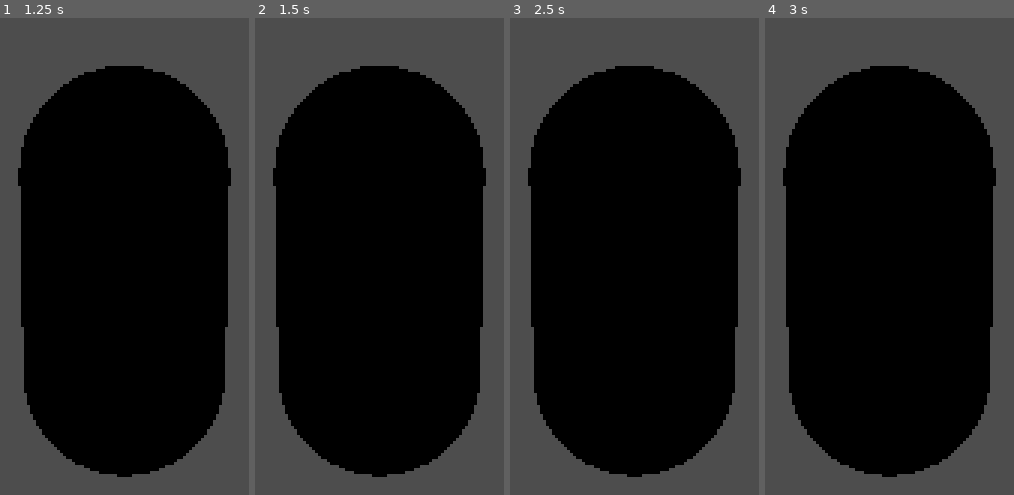
Above: before the commit, frames 1-4 (left to right).
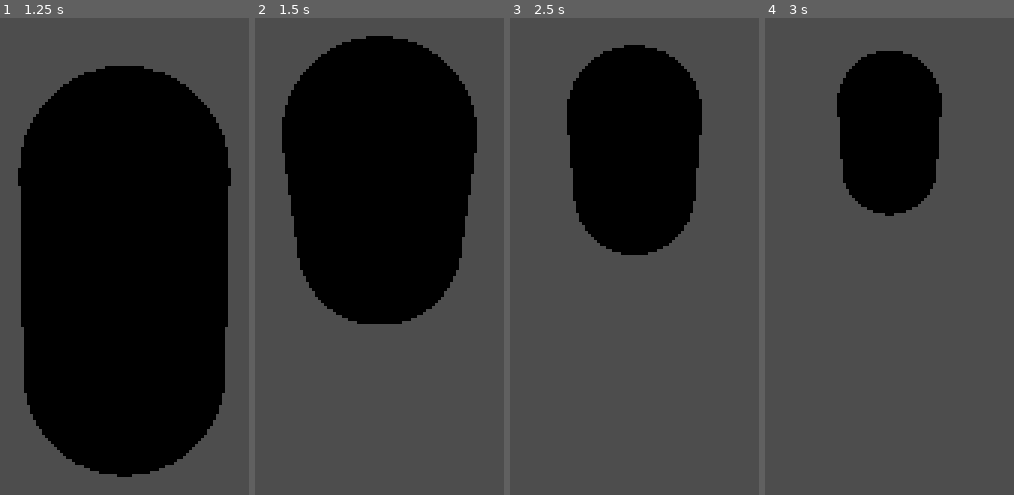
Above: after the commit, the same moments.

Repository: Calobrin/Mining-Game-Dev
Game: Godot game, scene res://Scenes/player.tscn
The game is run twice, just before and just after one commit, with the same random seed, the same clock (stepped at 60 frames per second) and the same inputs. The project has no main scene, so this scene is started directly.
Inputs (mouse positions are in pixels of both pictures, inside the frame that each line leads up to):
- Up to frame 1 (1.25 s): tap Enter at 0.5 s; move the mouse to (outside the picture) at 0.52 s; hold D (Right) from 0.53 s (still down); hold Right mouse button (Right Click) from 0.53 s (still down); click (outside the picture) at 0.6 s; tap Space (Jump) at 0.77 s
- Up to frame 2 (1.5 s): tap Space (Jump) at 1.25 s; move the mouse to (outside the picture) at 1.27 s; release D (Right) at 1.28 s; release Right mouse button (Right Click) at 1.28 s; hold S (Backwards) from 1.28 s (still down); right-click (outside the picture) at 1.35 s; click (outside the picture) at 1.42 s
- Up to frame 3 (2.5 s): tap Space (Jump) at 1.52 s; tap Tab (Tab) at 1.55 s; tap Enter at 2 s; move the mouse to (outside the picture) at 2.02 s; release S (Backwards) at 2.03 s; hold D (Right) from 2.03 s (still down); hold Tab (Tab) from 2.03 s (still down); click (outside the picture) at 2.17 s; tap Mouse wheel down (Wheel Down) at 2.3 s
- Up to frame 4 (3 s): tap Space (Jump) at 2.75 s; move the mouse to (769, 490) at 2.77 s; release D (Right) at 2.78 s; release Tab (Tab) at 2.78 s; hold W (Forwards) from 2.78 s (still down); tap Mouse wheel down (Wheel Down) at 2.85 s; click (769, 490) at 2.92 s

Frame 1 is identical in both runs. In frame 2, 34% of the frame differs, in the area x 7-93%, y 3-97%; in frame 3, 47%; in frame 4, 53%, in the area x 7-93%, y 6-97%.
Error before the commit: Invalid call. Nonexistent function '_input' in base 'Node3D'. (res://Scripts/player.gd:13)

Commit message:
Fixed solid camera work update.

Diff:
--- a/Scenes/player.tscn
+++ b/Scenes/player.tscn
@@ -1,6 +1,7 @@
-[gd_scene load_steps=4 format=3 uid="uid://cnvs8a3s5i58n"]
+[gd_scene load_steps=5 format=3 uid="uid://cnvs8a3s5i58n"]
 
 [ext_resource type="Script" path="res://Scripts/player.gd" id="1_l80pt"]
+[ext_resource type="Script" path="res://Scripts/camera.gd" id="2_camera"]
 
 [sub_resource type="CapsuleMesh" id="CapsuleMesh_u8l7t"]
 
@@ -20,6 +21,7 @@
 
 [node name="Camera Origin" type="Node3D" parent="."]
 transform = Transform3D(1, 0, 0, 0, 1, 0, 0, 0, 1, 0, 2, 0)
+script = ExtResource("2_camera")
 
 [node name="SpringArm3D" type="SpringArm3D" parent="Camera Origin"]
 transform = Transform3D(1, 0, 0, 0, 1, 0, 0, 0, 1, 0, 0, 1.17484)
--- a/Scripts/camera.gd
+++ b/Scripts/camera.gd
@@ -5,43 +5,121 @@
 @export var max_camera_distance = 8.0
 @export var camera_scroll_speed = 1.0
 
-@onready var camera_pivot: Node3D = self  # Camera pivot node (likely this node)
-@onready var spring_arm: SpringArm3D = $"SpringArm3D"  # The spring arm node
-@onready var player: Node3D = get_parent()  # Reference to the player node (parent of camera)
+@onready var camera_pivot: Node3D = self        # Camera pivot node (parent of SpringArm)
+@onready var spring_arm: SpringArm3D = $SpringArm3D  # Spring arm for camera zoom
+@onready var camera: Camera3D = $SpringArm3D/Camera3D  # Actual camera
+@onready var player: Node3D = get_parent()      # Player character node
 
-var is_right_click_held: bool = false  # Track right-click status
-var last_mouse_position: Vector2 = Vector2.ZERO  # Store mouse position before right-click
+# Input tracking
+var is_right_click_held: bool = false
+var is_left_click_held: bool = false
+var last_mouse_position: Vector2 = Vector2.ZERO
 
+# Limits for camera pitch (up/down)
+var min_pitch: float = deg_to_rad(-45)  # Looking down
+var max_pitch: float = deg_to_rad(80)   # Looking up
+
+# Debug
+var debug_mode: bool = false
+
+func _ready() -> void:
+	# Initialize the camera system
+	# Make sure camera starts behind player
+	camera_pivot.rotation.y = 0
+	spring_arm.rotation.y = 0
+
+# Main input handling for mouse movement and wheel
 func _input(event: InputEvent) -> void:
-	# Handle camera rotation only when right-click is held
+	# Camera rotation (mouse movement)
 	if event is InputEventMouseMotion:
-		if is_right_click_held:  # Camera rotation happens only if right-click is held
-			# Rotate the player horizontally with the mouse (around Y-axis)
-			player.rotate_y(deg_to_rad(-event.relative.x * sensitivity))
+		if is_right_click_held:
+			# RIGHT-CLICK MODE: Character rotates with camera
+			_handle_right_click_rotation(event.relative)
+		elif is_left_click_held:
+			# LEFT-CLICK MODE: Camera orbits around character
+			_handle_left_click_rotation(event.relative)
 
-			# Calculate the vertical camera angle
-			var new_rotation_x = camera_pivot.rotation.x - deg_to_rad(event.relative.y * sensitivity)
-			camera_pivot.rotation.x = clamp(new_rotation_x, deg_to_rad(-45), deg_to_rad(80))
-
-	# Handle camera zoom with mouse wheel
+	# Camera zoom with mouse wheel
 	if event.is_action_pressed("Wheel Up"):
 		spring_arm.spring_length = max(spring_arm.spring_length - camera_scroll_speed, min_camera_distance)
 	if event.is_action_pressed("Wheel Down"):
 		spring_arm.spring_length = min(spring_arm.spring_length + camera_scroll_speed, max_camera_distance)
 
+# Handle right-click camera rotation (player and camera move together)
+func _handle_right_click_rotation(relative: Vector2) -> void:
+	# Horizontal rotation: Rotate player around Y-axis
+	player.rotate_y(deg_to_rad(-relative.x * sensitivity))
+
+	# Keep camera directly behind player in right-click mode
+	camera_pivot.rotation.y = 0
+	spring_arm.rotation.y = 0
+
+	# Vertical rotation: Tilt camera up/down
+	var new_rotation_x = camera_pivot.rotation.x - deg_to_rad(relative.y * sensitivity)
+	camera_pivot.rotation.x = clamp(new_rotation_x, min_pitch, max_pitch)
+
+# Handle left-click camera rotation (only camera moves, not player)
+func _handle_left_click_rotation(relative: Vector2) -> void:
+	# Horizontal rotation: Camera orbits around player
+	camera_pivot.rotation.y -= deg_to_rad(relative.x * sensitivity)
+
+	# Vertical rotation: Tilt camera up/down
+	var new_rotation_x = camera_pivot.rotation.x - deg_to_rad(relative.y * sensitivity)
+	camera_pivot.rotation.x = clamp(new_rotation_x, min_pitch, max_pitch)
+
+# Handle mouse button presses and releases
 func _unhandled_input(event: InputEvent) -> void:
-	# Handle right-click press and release using the input map action
 	if event is InputEventMouseButton:
-		if Input.is_action_pressed("Right Click"):
-			if not is_right_click_held:
-				# Right-click pressed: lock the mouse and enable camera control
-				is_right_click_held = true
-				# Save the current mouse position before capturing
-				last_mouse_position = get_viewport().get_mouse_position()
-				Input.mouse_mode = Input.MOUSE_MODE_CAPTURED
+		# RIGHT CLICK HANDLING
+		if Input.is_action_just_pressed("Right Click"):
+			# Release left-click if it was held
+			if is_left_click_held:
+				is_left_click_held = false
+
+			# Switch to right-click mode
+			is_right_click_held = true
+
+			# CRITICAL STEP: Align player to face in the direction the camera is looking
+			_align_player_to_camera()
+
+			# Capture mouse and save position
+			last_mouse_position = get_viewport().get_mouse_position()
+			Input.mouse_mode = Input.MOUSE_MODE_CAPTURED
+
 		elif Input.is_action_just_released("Right Click"):
-			# Right-click released: stop camera control and unlock the mouse
+			# Right-click released
 			is_right_click_held = false
 			Input.mouse_mode = Input.MOUSE_MODE_VISIBLE
-			# Return the mouse to the position it was at before right-click
 			get_viewport().warp_mouse(last_mouse_position)
+
+		# LEFT CLICK HANDLING
+		if Input.is_action_just_pressed("Left Click") and not is_right_click_held:
+			# Switch to left-click mode
+			is_left_click_held = true
+			last_mouse_position = get_viewport().get_mouse_position()
+			Input.mouse_mode = Input.MOUSE_MODE_CAPTURED
+
+		elif Input.is_action_just_released("Left Click"):
+			# Left-click released
+			is_left_click_held = false
+			Input.mouse_mode = Input.MOUSE_MODE_VISIBLE
+			get_viewport().warp_mouse(last_mouse_position)
+
+# Align the player to the camera direction when switching from left-click to right-click
+func _align_player_to_camera() -> void:
+	# Get camera's forward vector in world space
+	var camera_forward = -camera.global_transform.basis.z.normalized()
+	# Project onto XZ plane (ignore vertical component)
+	camera_forward.y = 0
+
+	if camera_forward.length() > 0.001:
+		camera_forward = camera_forward.normalized()
+
+		# The critical step: Set player rotation to match camera direction
+		# In right-click mode, player should face AWAY from camera
+		var target_direction = -camera_forward
+		player.rotation.y = atan2(target_direction.x, target_direction.z)
+
+	# Reset camera_pivot rotation around Y axis to be directly behind player
+	camera_pivot.rotation.y = 0
+	spring_arm.rotation.y = 0
--- a/Scripts/camera_spring_arm.gd
+++ /dev/null
@@ -1,32 +0,0 @@
-extends SpringArm3D
-
-@export var mouse_sensibility: float = 0.005
-@export_range(-90.0, 0.0, 0.1, "radians_as_degrees") var min_verticle_angle: float = -PI/2
-@export_range(0.0, 90.0, 0.1, "radians_as_degrees") var max_vertical_angle: float = PI/4
-
-const MIN_SPRING_LENGTH = 2
-const MAX_SPRING_LENGTH = 8
-
-func _ready() -> void:
-	Input.set_mouse_mode(Input.MOUSE_MODE_CAPTURED)
-
-
-func _unhandled_input(event: InputEvent) -> void:
-	if event is InputEventMouseMotion and Input.mouse_mode == Input.MOUSE_MODE_CAPTURED:
-		rotation.y -= event.relative.x * mouse_sensibility
-		rotation.y = wrapf(rotation.y, 0.0, TAU)
-
-		rotation.x -= event.relative.y * mouse_sensibility
-		rotation.x = clamp(rotation.x, min_verticle_angle, max_vertical_angle)
-	if event.is_action_pressed("Wheel Up"):
-		spring_length = max(spring_length - 1, MIN_SPRING_LENGTH)
-	if event.is_action_pressed("Wheel Down"):
-		spring_length = min(spring_length + 1, MAX_SPRING_LENGTH)
-
-		#spring_length = clamp(spring_length, MIN_SPRING_LENGTH, MAX_SPRING_LENGTH)
-
-	if event.is_action_pressed("Tab"):
-		if Input.mouse_mode == Input.MOUSE_MODE_CAPTURED:
-			Input.set_mouse_mode(Input.MOUSE_MODE_VISIBLE)
-		else:
-			Input.set_mouse_mode(Input.MOUSE_MODE_CAPTURED)
